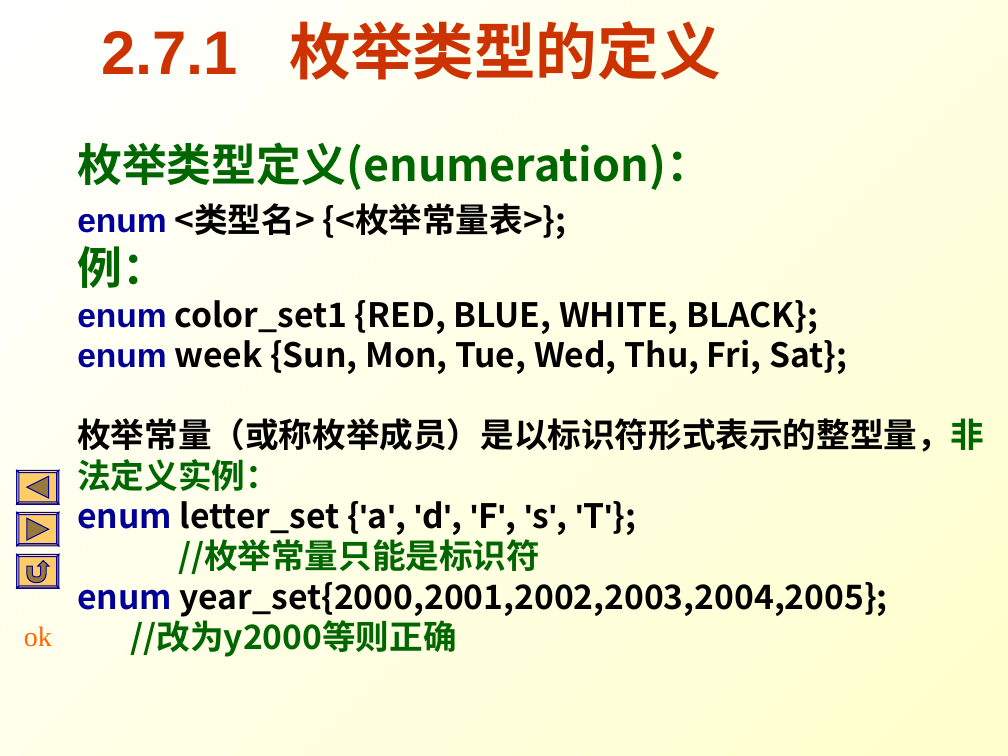
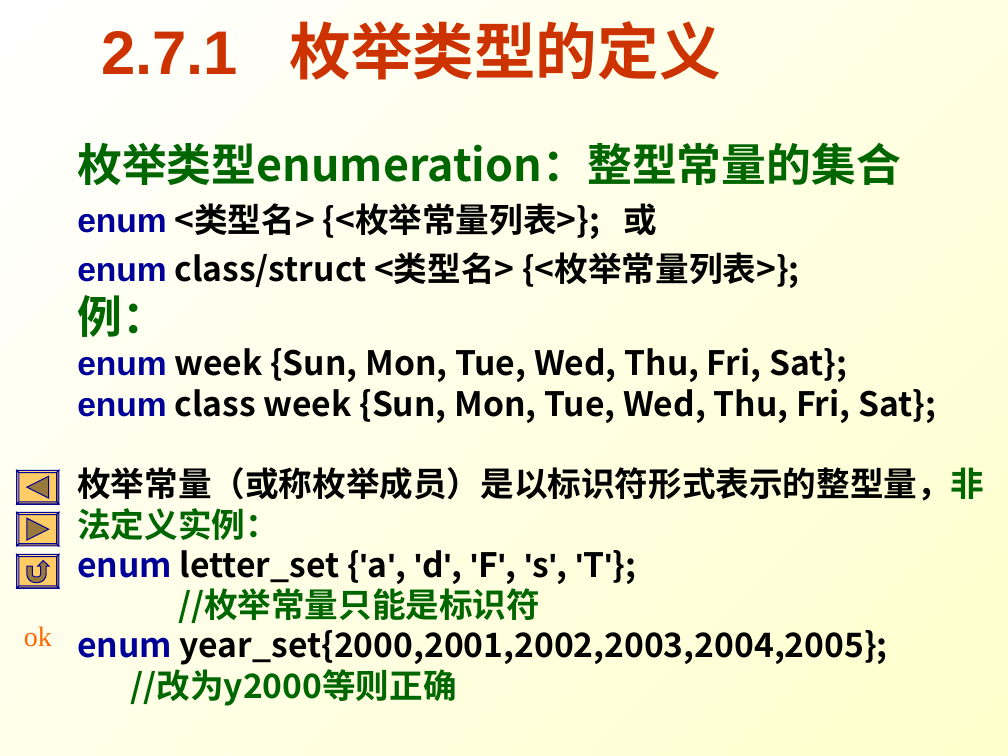
Before and after one commit to Changhe160/Changhe160.github.io, a slide deck: slide 52 of teachingRes/Cplusplus/unit02控制结构.ppt. Drawn at 1008x756 pixels with LibreOffice and Linux fonts; fonts in the diff are those of the drawing. Boxes give left, top, right and bottom in pixels: in the first picture for what was removed or moved away, otherwise in the second. Text is boxed around its words. In the diff, an @@ line names an element or a change of style, - is before the commit and + after.

```diff
--- a/teachingRes/Cplusplus/unit02控制结构.ppt
+++ b/teachingRes/Cplusplus/unit02控制结构.ppt
@@ text at [77, 143, 901, 288]: text changed; size 32 to 24 pt; text colour #006600 to #000000 @@
-枚举类型定义(enumeration)：
-enum <类型名> {<枚举常量表>};
+枚举类型enumeration：整型常量的集合
+enum <类型名> {<枚举常量列表>}; 或
+enum class/struct <类型名> {<枚举常量列表>};
@@ text at [77, 300, 818, 334]: paragraph removed @@
-enum color_set1 {RED, BLUE, WHITE, BLACK};
@@ text at [77, 381, 936, 423]: paragraph added @@
+enum class week {Sun, Mon, Tue, Wed, Thu, Fri, Sat};
```
Also in this commit, not shown: 8 other slides changed, 1 slide added, 1 slide removed.
